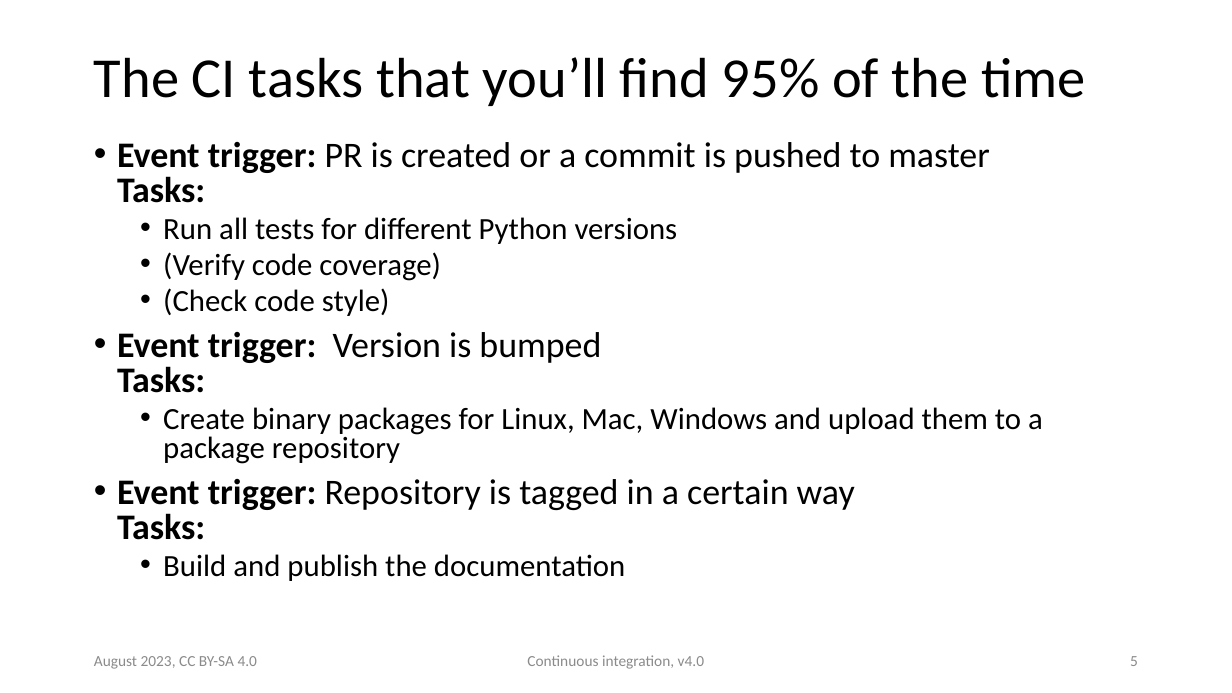
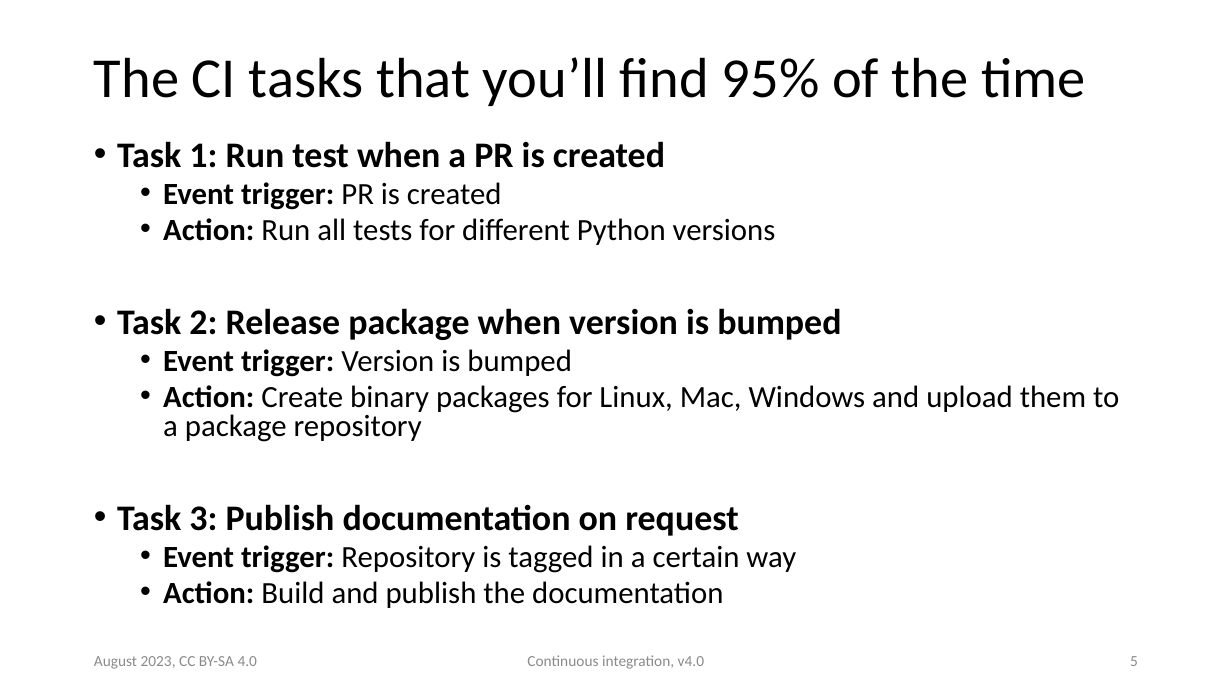
Before and after one commit to ASPP/testing_debugging_profiling, a slide deck: slide 5 of continuous_integration.pptx. Drawn at 1232x693 pixels with LibreOffice and Linux fonts; fonts in the diff are those of the drawing. Boxes give left, top, right and bottom in pixels: in the first picture for what was removed or moved away, otherwise in the second. Text is boxed around its words. In the diff, an @@ line names an element or a change of style, - is before the commit and + after.

Commit message:
PDF version of all slides

```diff
--- a/continuous_integration.pptx
+++ b/continuous_integration.pptx
@@ text at (x1=117, y1=141, x2=1119, y2=608): text changed @@
-• Event trigger: PR is created or a commit is pushed to master
-  Tasks:
-  • Run all tests for different Python versions
-  • (Verify code coverage)
-  • (Check code style)
-• Event trigger: Version is bumped
-  Tasks:
-  • Create binary packages for Linux, Mac, Windows and upload them to a package repository
-• Event trigger: Repository is tagged in a certain way
-  Tasks:
-  • Build and publish the documentation
+• Task 1: Run test when a PR is created
+  • Event trigger: PR is created
+  • Action: Run all tests for different Python versions
+• Task 2: Release package when version is bumped
+  • Event trigger: Version is bumped
+  • Action: Create binary packages for Linux, Mac, Windows and upload them to a package repository
+• Task 3: Publish documentation on request
+  • Event trigger: Repository is tagged in a certain way
+  • Action: Build and publish the documentation
```
Also in this commit, not shown: 2 other slides changed, 4 other files.
